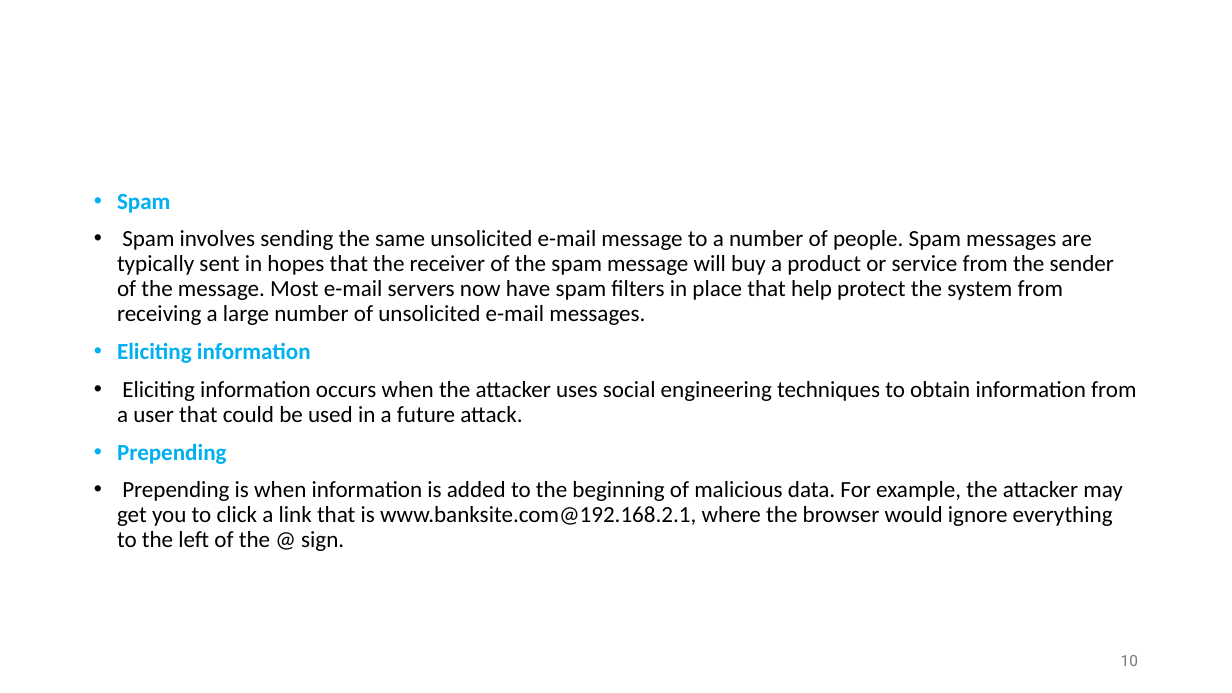
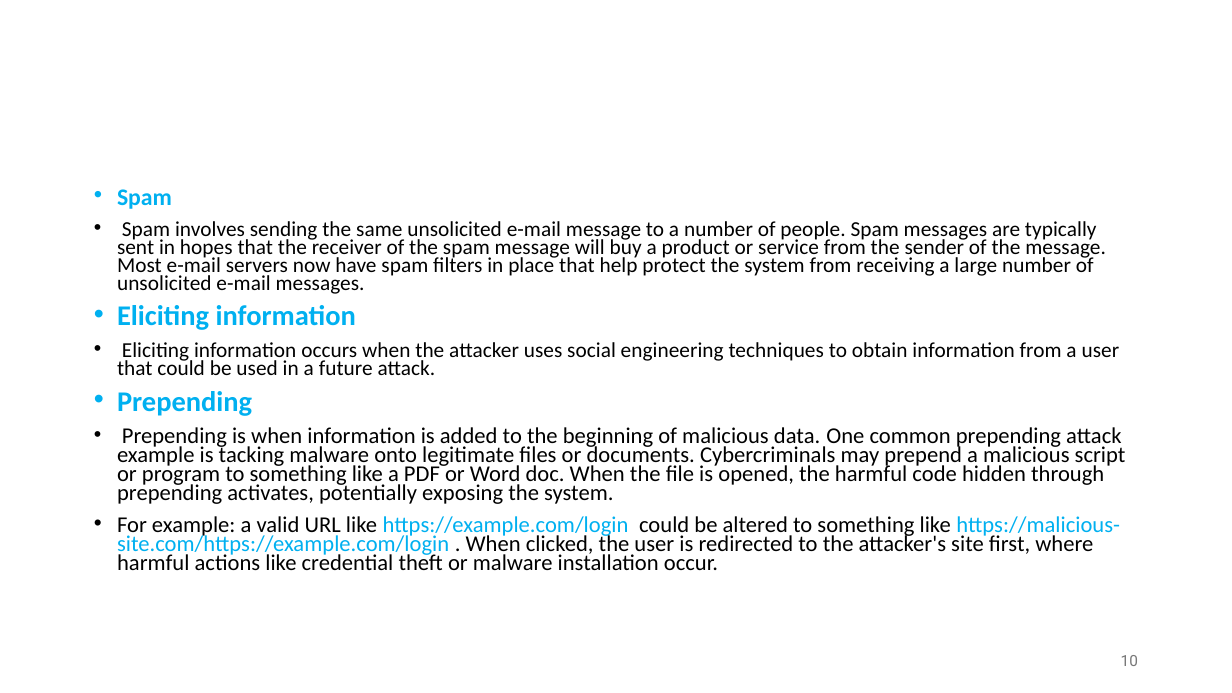
Before and after one commit to shakiliitju/M.Sc-in-ICT, a slide deck: slide 10 of Semester 2/Applied Cyber Security/Lecture/L4.pptx. Drawn at 1232x693 pixels with LibreOffice and Linux fonts; fonts in the diff are those of the drawing. Boxes give left, top, right and bottom in pixels: in the first picture for what was removed or moved away, otherwise in the second. Text is boxed around its words. In the diff, an @@ line names an element or a change of style, - is before the commit and + after.

```diff
--- a/Semester 2/Applied Cyber Security/Lecture/L4.pptx
+++ b/Semester 2/Applied Cyber Security/Lecture/L4.pptx
@@ text at (x1=117, y1=189, x2=1120, y2=416): size 18 to 18.5 pt in "Spam"; size 18 to 16.6 pt in "Spam involves sending the same unsolicited e-mail ...", "Eliciting information occurs when the attacker uses ..."; size 18 to 22.2 pt in "Eliciting information", "Prepending"; line spacing 0.9 to 0.7 @@
@@ text at (x1=117, y1=427, x2=1126, y2=570): text changed; size 18 to 17.6 pt @@
-• Prepending is when information is added to the beginning of malicious data. For example, the attacker may get you to click a link that is www.banksite.com@192.168.2.1, where the browser would ignore everything to the left of the @ sign.
+• Prepending is when information is added to the beginning of malicious data. One common prepending attack example is tacking malware onto legitimate files or documents. Cybercriminals may prepend a malicious script or program to something like a PDF or Word doc. When the file is opened, the harmful code hidden through prepending activates, potentially exposing the system.
+• For example: a valid URL like https://example.com/login could be altered to something like https://malicious-site.com/https://example.com/login . When clicked, the user is redirected to the attacker's site first, where harmful actions like credential theft or malware installation occur.
```
Also in this commit, not shown: 5 other slides changed, 2 other files.
